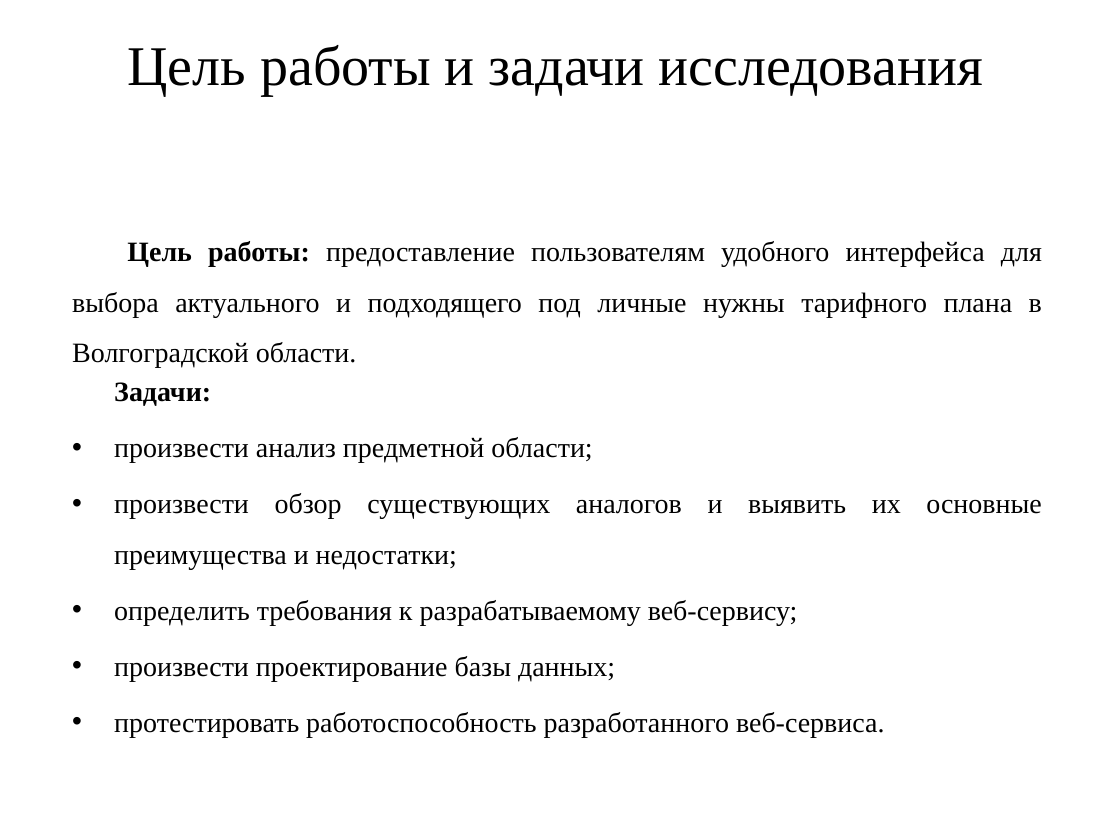
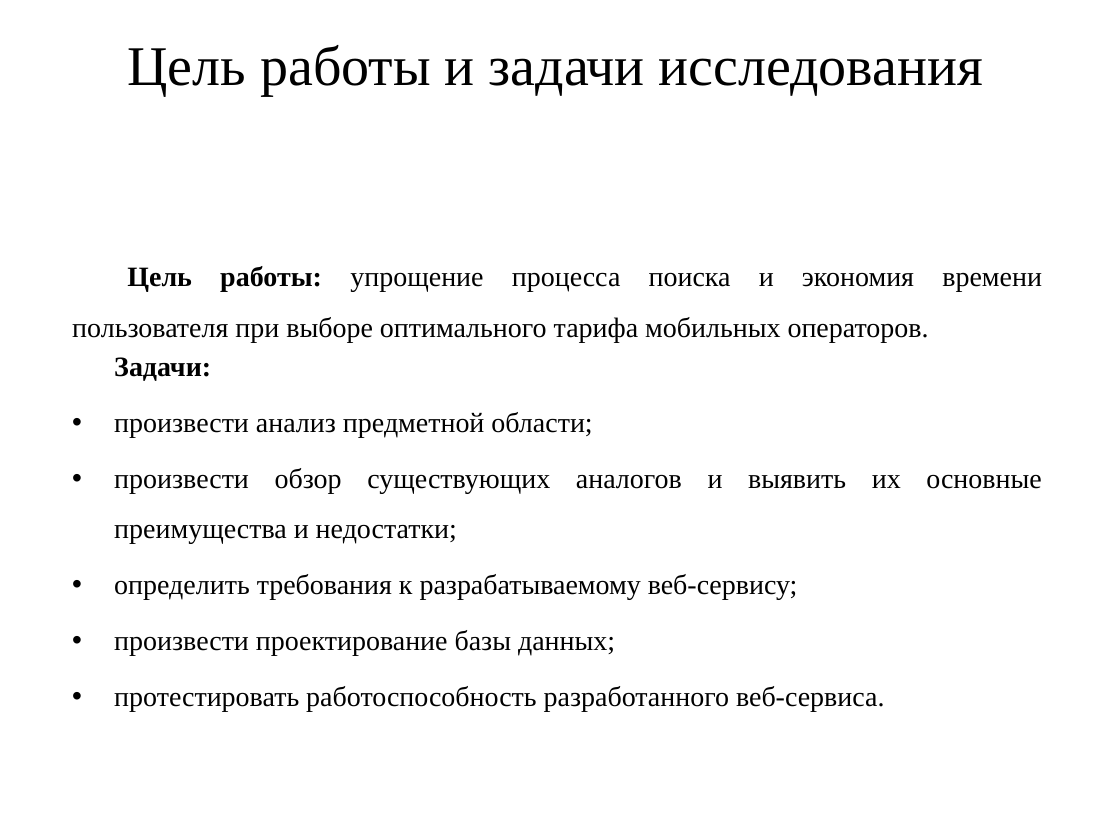
Before and after one commit to vadimgilka/WebsiteOperatorRates, a slide deck: slide 4 of Documentation/Pre-defense/First/Presentation.pptx (slide 3 before the commit). Drawn at 1120x840 pixels with LibreOffice and Linux fonts; fonts in the diff are those of the drawing. Boxes give left, top, right and bottom in pixels: in the first picture for what was removed or moved away, otherwise in the second. Text is boxed around its words. In the diff, an @@ line names an element or a change of style, - is before the commit and + after.

Commit message:
reworked presentation. added performance text

```diff
--- a/Documentation/Pre-defense/First/Presentation.pptx
+++ b/Documentation/Pre-defense/First/Presentation.pptx
@@ subtitle at (72, 266, 1042, 342): text changed @@
-Цель работы: предоставление пользователям удобного интерфейса для выбора актуального и подходящего под личные нужны тарифного плана в Волгоградской области.
+Цель работы: упрощение процесса поиска и экономия времени пользователя при выборе оптимального тарифа мобильных операторов.
```
Also in this commit, not shown: 5 other slides changed, 1 slide added, 2 other files.
